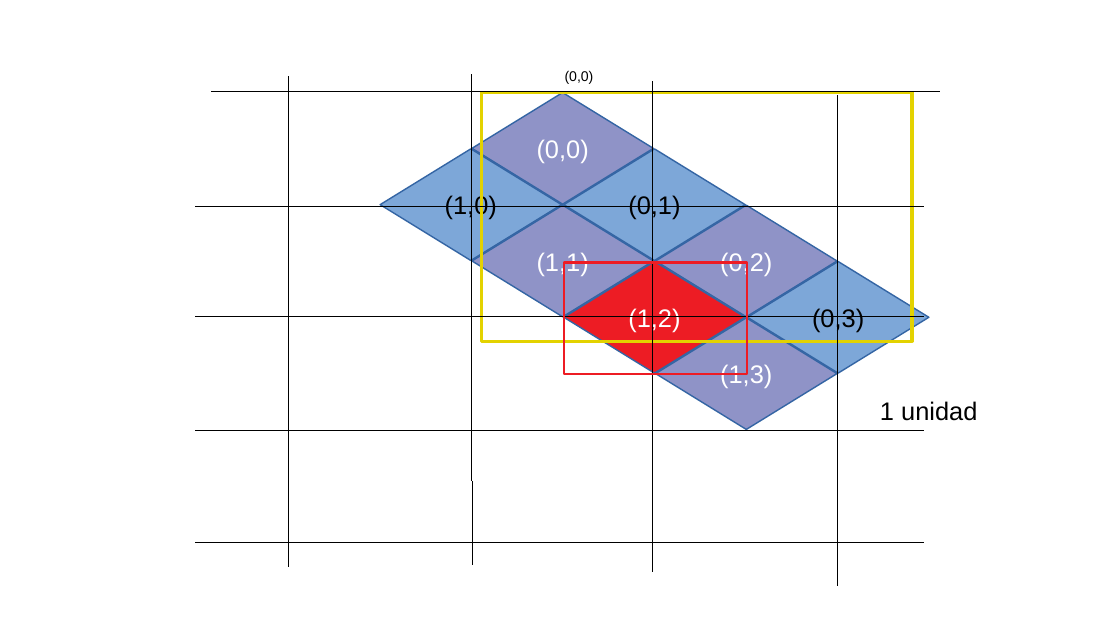
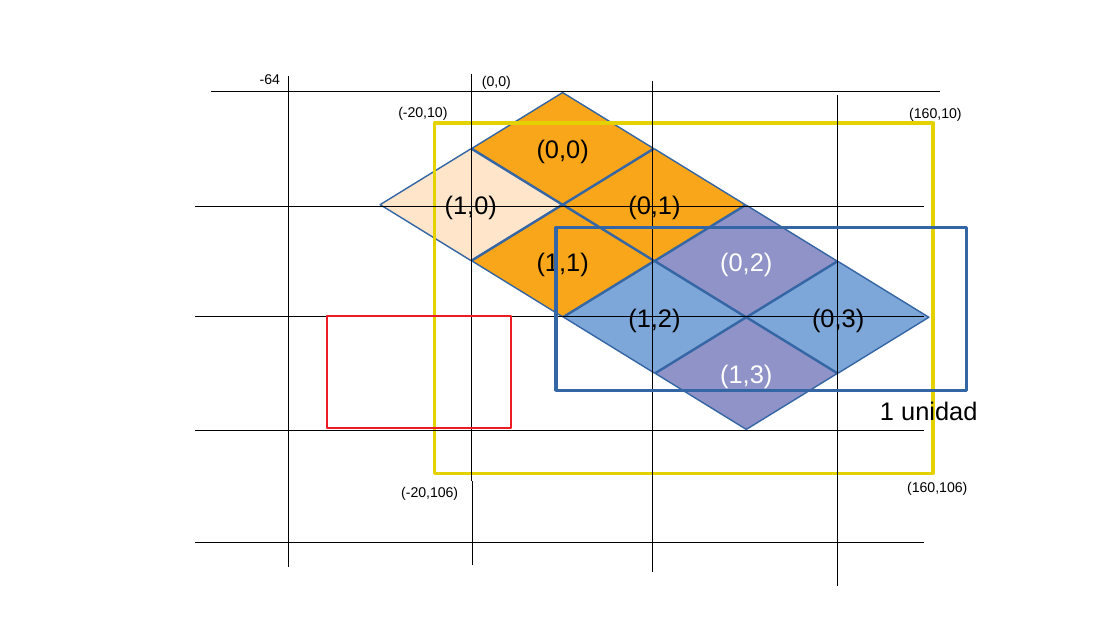
Before and after one commit to santiaaba/isometric, a slide deck: slide 8 of doc/analisis.odp (slide 3 before the commit). Drawn at 1120x630 pixels with LibreOffice and Linux fonts; fonts in the diff are those of the drawing. Boxes give left, top, right and bottom in pixels: in the first picture for what was removed or moved away, otherwise in the second. Text is boxed around its words. In the diff, an @@ line names an element or a change of style, - is before the commit and + after.

```diff
--- a/doc/analisis.odp
+++ b/doc/analisis.odp
@@ text added at (260, 74, 280, 84), 10 pt, text #000000 @@
+-64
@@ text "(0,0)": place and size @@
-text "(0,0)" at (565, 70, 594, 84)
+text "(0,0)" at (482, 75, 511, 89)
@@ text added at (398, 106, 447, 120), 10 pt, text #000000 @@
+(-20,10)
@@ diamond "(0,0)" at (473, 92, 655, 204): text colour #FFFFFF to #000000; fill #8F93C7 to #FAA61A @@
@@ text added at (909, 107, 961, 122), 10 pt, text #000000 @@
+(160,10)
@@ diamond "(1,0)" at (380, 149, 562, 261): fill #7DA7D8 to #FFE5CA @@
@@ rectangle: place and size @@
-rectangle at (482, 92, 913, 341)
+rectangle at (435, 123, 934, 474)
@@ diamond "(0,1)" at (564, 149, 746, 261): fill #7DA7D8 to #FAA61A @@
@@ diamond "(1,1)" at (473, 205, 655, 317): text colour #FFFFFF to #000000; fill #8F93C7 to #FAA61A @@
@@ rectangle added at (556, 228, 967, 390), outline #3465A4 2.3 pt @@
@@ diamond "(1,2)" at (564, 261, 746, 373): text colour #FFFFFF to #000000; fill #ED1C24 to #7DA7D8 @@
@@ rectangle: place and size @@
-rectangle at (564, 262, 748, 374)
+rectangle at (327, 316, 511, 428)
@@ text added at (401, 487, 458, 500), 10 pt, text #000000 @@
+(-20,106)
@@ text added at (907, 481, 967, 495), 10 pt, text #000000 @@
+(160,106)
```
Also in this commit, not shown: 4 other slides changed, 6 slides added, 18 other files.
